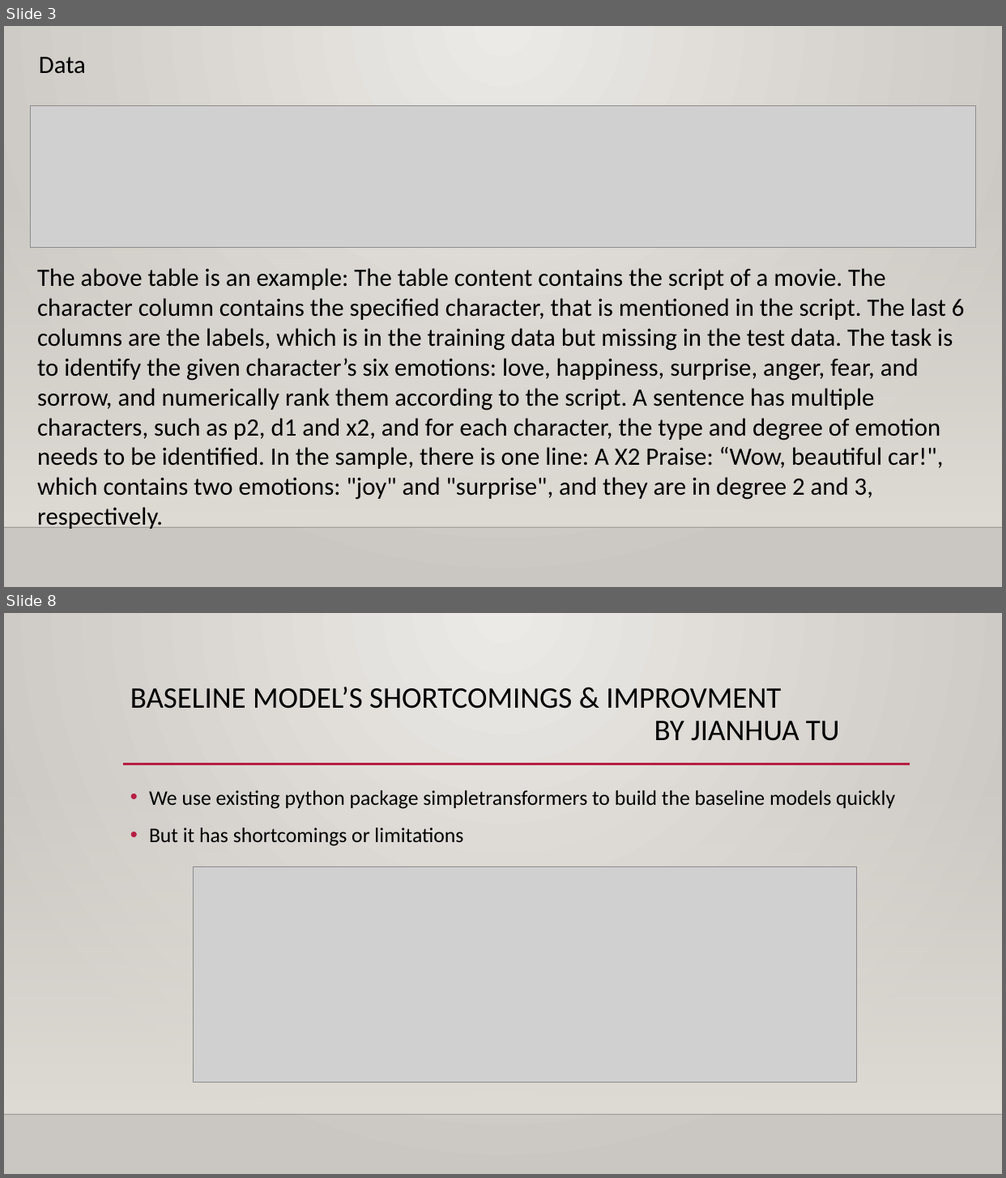
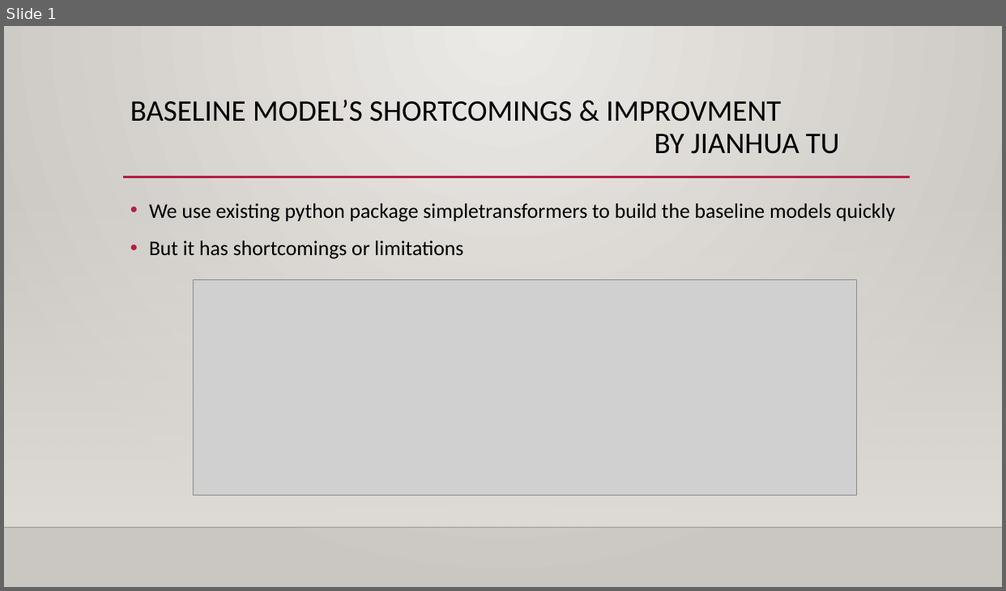
Before and after one commit to ErinYY/IIT-CS584-course-project-script_emotion, a slide deck: CS584_Team39_Presentation1_tjh.pptx. Shown one above the other, each under a label of ours: slides 3 and 8 before the commit, slide 1 after it; the slides between them are not shown. The pictures are 1006x1178 and 1006x591 pixels, drawn with LibreOffice and Linux fonts; fonts in the diff are those of the drawing; grey boxes stand for pictures; background and template pictures are left out. Boxes give left, top, right and bottom in pixels: in the first picture for what was removed or moved away, otherwise in the second. Text is boxed around its words. In the diff, an @@ line names an element or a change of style, - is before the commit and + after.

```diff
--- a/CS584_Team39_Presentation1_tjh.pptx
+++ b/CS584_Team39_Presentation1_tjh.pptx
@@ slide 3 removed at <box>4,26,1002,587</box>, background gradient #ECEAE7 to #CAC7C1; not listed: 2 template elements that a slide beside it also shows @@
@@ text removed at <box>39,57,86,74</box> @@
-Data
@@ picture removed at <box>30,106,977,248</box> @@
@@ text removed at <box>37,268,965,529</box> @@
-The above table is an example: The table content contains the script of a movie. The character column contains the specified character, that is mentioned in the script. The last 6 columns are the labels, which is in the training data but missing in the test data. The task is to identify the given character’s six emotions: love, happiness, surprise, anger, fear, and sorrow, and numerically rank them according to the script. A sentence has multiple characters, such as p2, d1 and x2, and for each character, the type and degree of emotion needs to be identified. In the sample, there is one line: A X2 Praise: “Wow, beautiful car!", which contains two emotions: "joy" and "surprise", and they are in degree 2 and 3, respectively.
@@ what was slide 8 is now slide 1 @@
```
Also in this commit, not shown: 1 slide changed, 1 slide added, 6 other slides removed.
